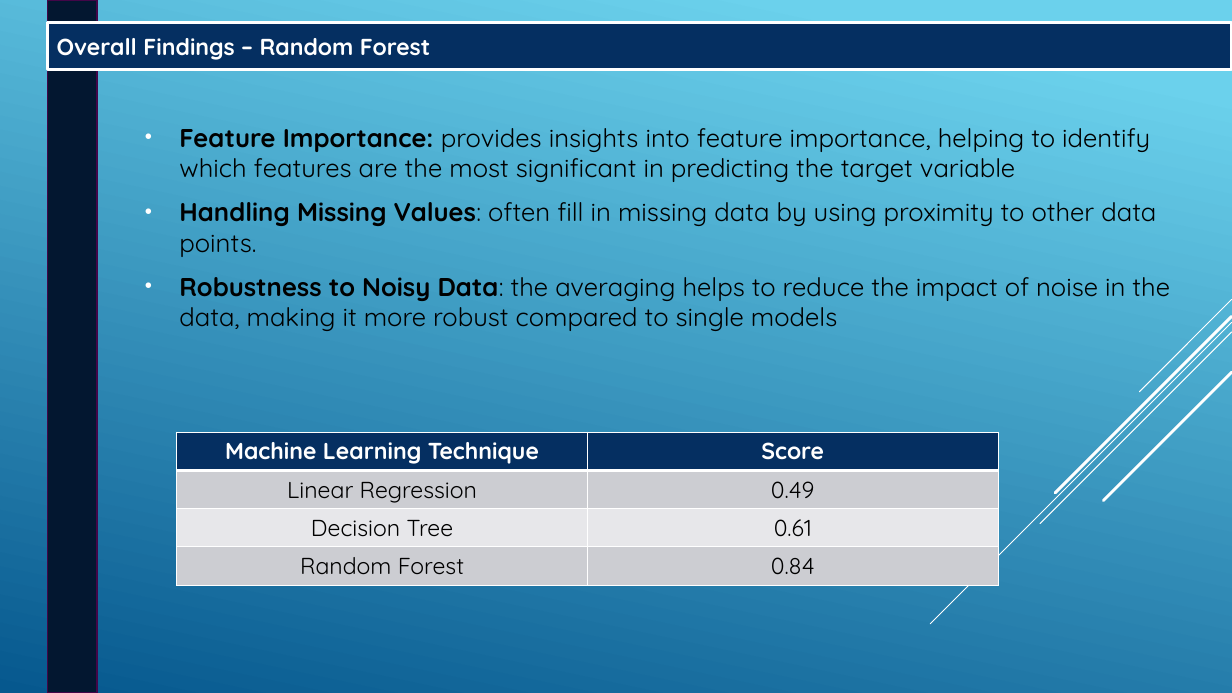
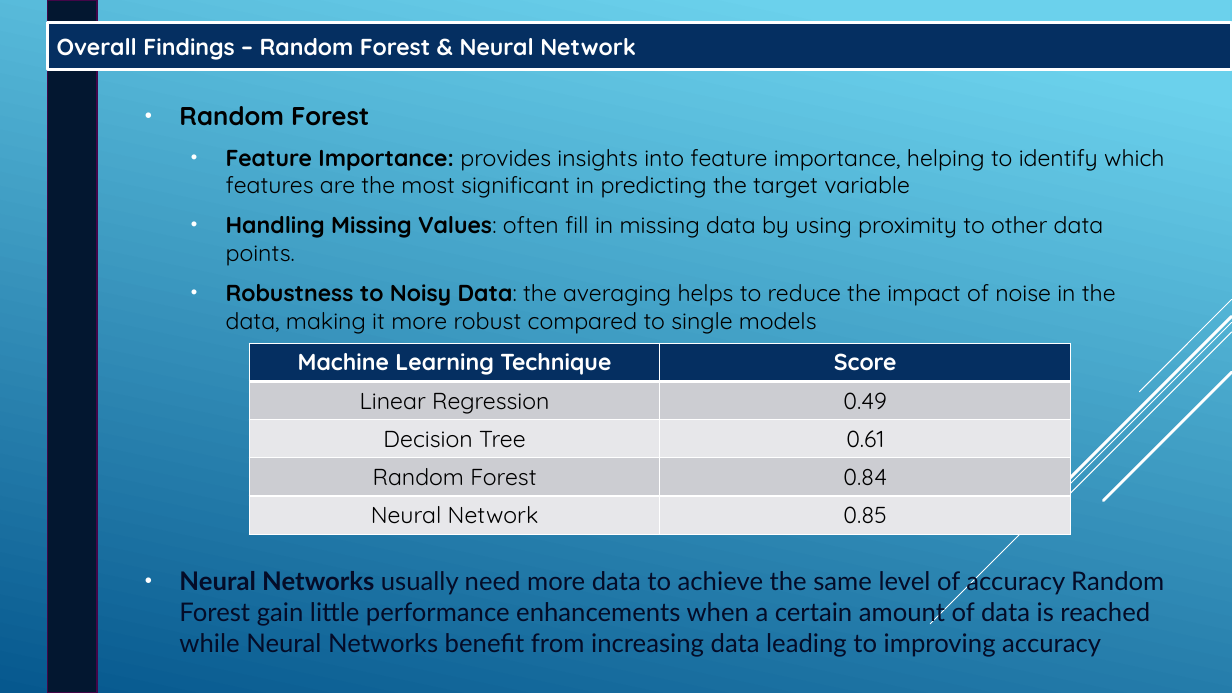
Before and after one commit to kevindownesii/Project_4, a slide deck: slide 16 of Team6-RutgersProject04.pptx (slide 15 before the commit). Drawn at 1232x693 pixels with LibreOffice and Linux fonts; fonts in the diff are those of the drawing. Boxes give left, top, right and bottom in pixels: in the first picture for what was removed or moved away, otherwise in the second. Text is boxed around its words. In the diff, an @@ line names an element or a change of style, - is before the commit and + after.

Commit message:
final powerpoint

```diff
--- a/Team6-RutgersProject04.pptx
+++ b/Team6-RutgersProject04.pptx
@@ text in rectangle at box(57, 38, 636, 60): text changed @@
-Overall Findings – Random Forest
+Overall Findings – Random Forest & Neural Network
@@ text at box(179, 106, 369, 126): paragraph added @@
+• Random Forest
@@ text at box(226, 149, 1164, 334): size 20 to 18 pt in "Feature Importance: provides insights into feature importanc ...", "Handling Missing Values: often fill in missing ...", "Robustness to Noisy Data: the averaging helps ..."; list level 1 to 2 in "Feature Importance: provides insights into ..."; list level 1 to 2 in "Handling Missing Values: often fill ..."; list level 1 to 2 in "Robustness to Noisy Data: the ..." @@
@@ table at box(250, 343, 1070, 530) @@
+row 5: Neural Network | 0.85
@@ table: place and size @@
-table at box(177, 433, 997, 582)
+table at box(250, 343, 1070, 530)
@@ text at box(179, 568, 1164, 657): paragraph added @@
+• Neural Networks usually need more data to achieve the same level of accuracy Random Forest gain little performance enhancements when a certain amount of data is reached while Neural Networks benefit from increasing data leading to improving accuracy
```
Also in this commit, not shown: 3 other slides changed, 2 slides added.
